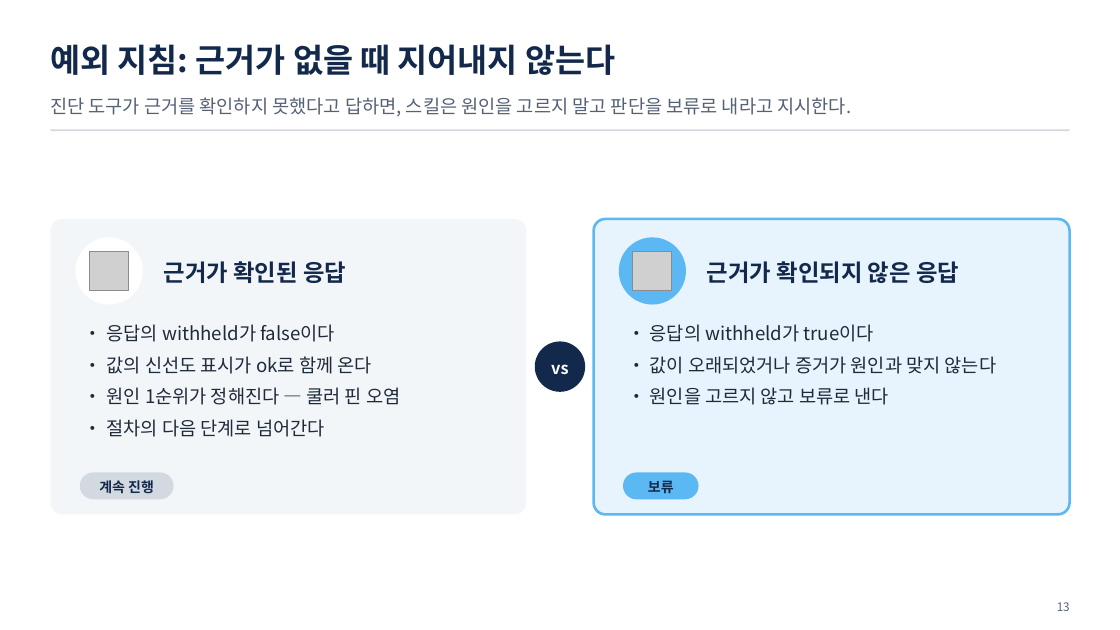
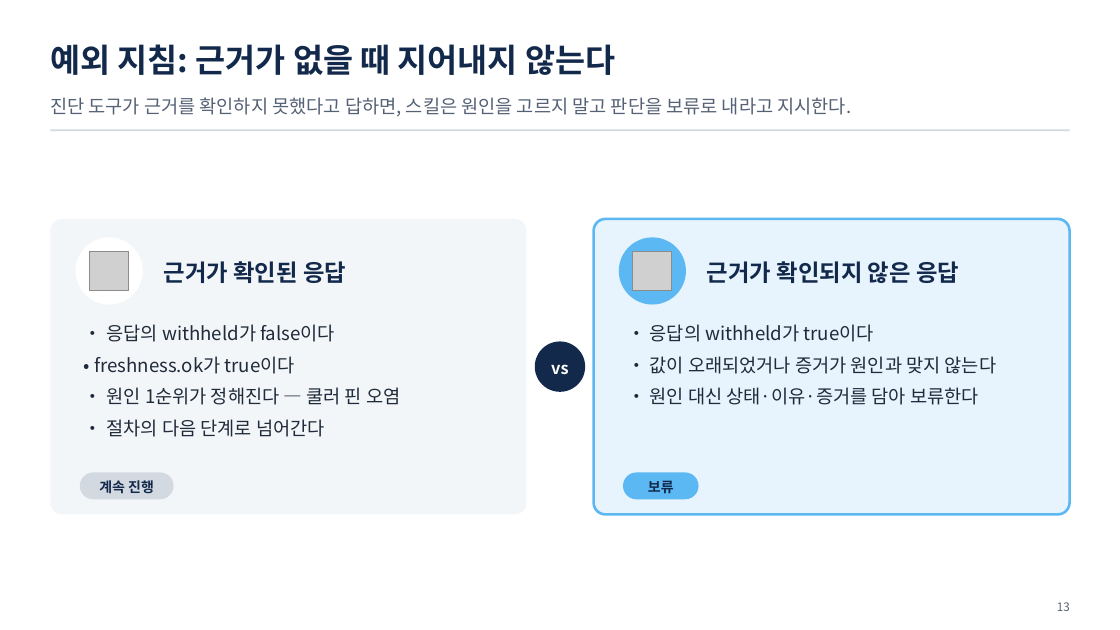
Before and after one commit to uengine-oss/hyd-iot-edu, a slide deck: slide 13 of workspace/강의제작/산출물/통합반/이론/06회차/통합반_06일차.pptx. Drawn at 1120x630 pixels with LibreOffice and Linux fonts; fonts in the diff are those of the drawing; grey boxes stand for pictures. Boxes give left, top, right and bottom in pixels: in the first picture for what was removed or moved away, otherwise in the second. Text is boxed around its words. In the diff, an @@ line names an element or a change of style, - is before the commit and + after.

```diff
--- a/workspace/강의제작/산출물/통합반/이론/06회차/통합반_06일차.pptx
+++ b/workspace/강의제작/산출물/통합반/이론/06회차/통합반_06일차.pptx
@@ text at <box>94,356,295,374</box>: text changed @@
-• 값의 신선도 표시가 ok로 함께 온다
+• freshness.ok가 true이다
@@ text at <box>650,387,979,405</box>: text changed @@
-• 원인을 고르지 않고 보류로 낸다
+• 원인 대신 상태·이유·증거를 담아 보류한다
```
Also in this commit, not shown: 10 other slides changed, 25 other files.
